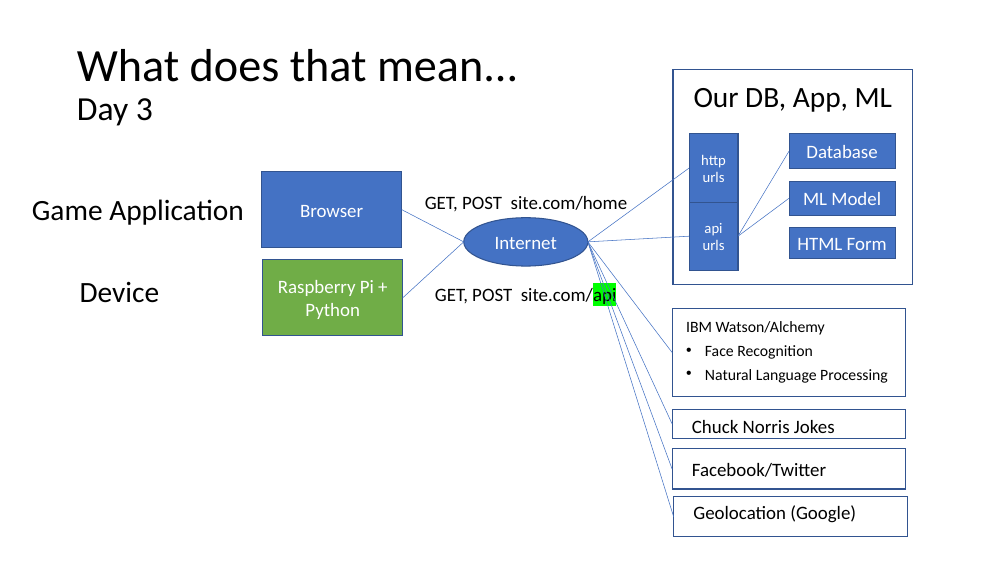
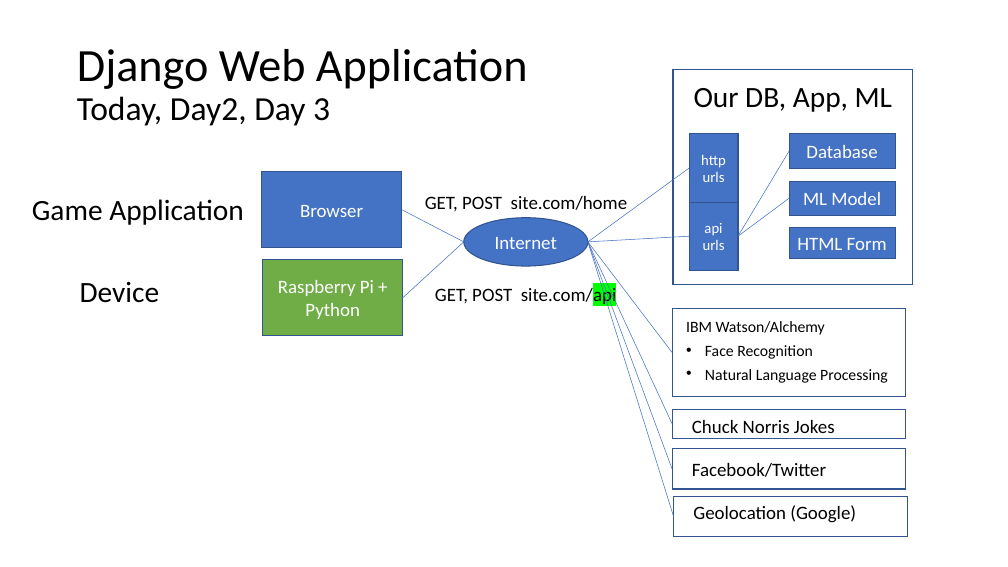
Before and after one commit to cwinsor/django_103_plasticc_and_ux, a slide deck: slide 8 of presentation.pptx. Drawn at 1008x567 pixels with LibreOffice and Linux fonts; fonts in the diff are those of the drawing. Boxes give left, top, right and bottom in pixels: in the first picture for what was removed or moved away, otherwise in the second. Text is boxed around its words. In the diff, an @@ line names an element or a change of style, - is before the commit and + after.

```diff
--- a/presentation.pptx
+++ b/presentation.pptx
@@ title at [77,49,528,126]: text changed @@
-What does that mean...
-Day 3
+Django Web Application
+Today, Day2, Day 3
```
Also in this commit, not shown: 20 other files.
